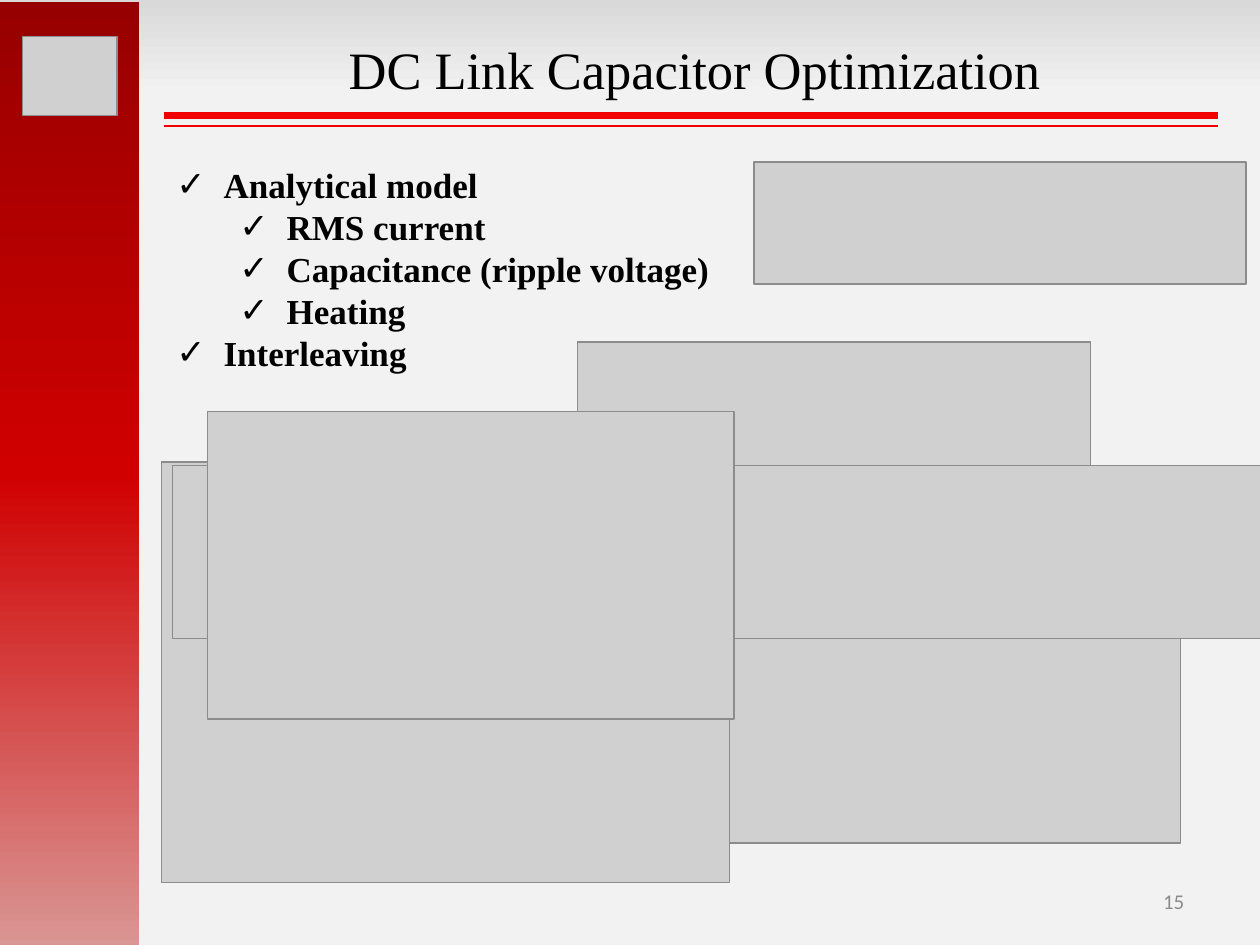
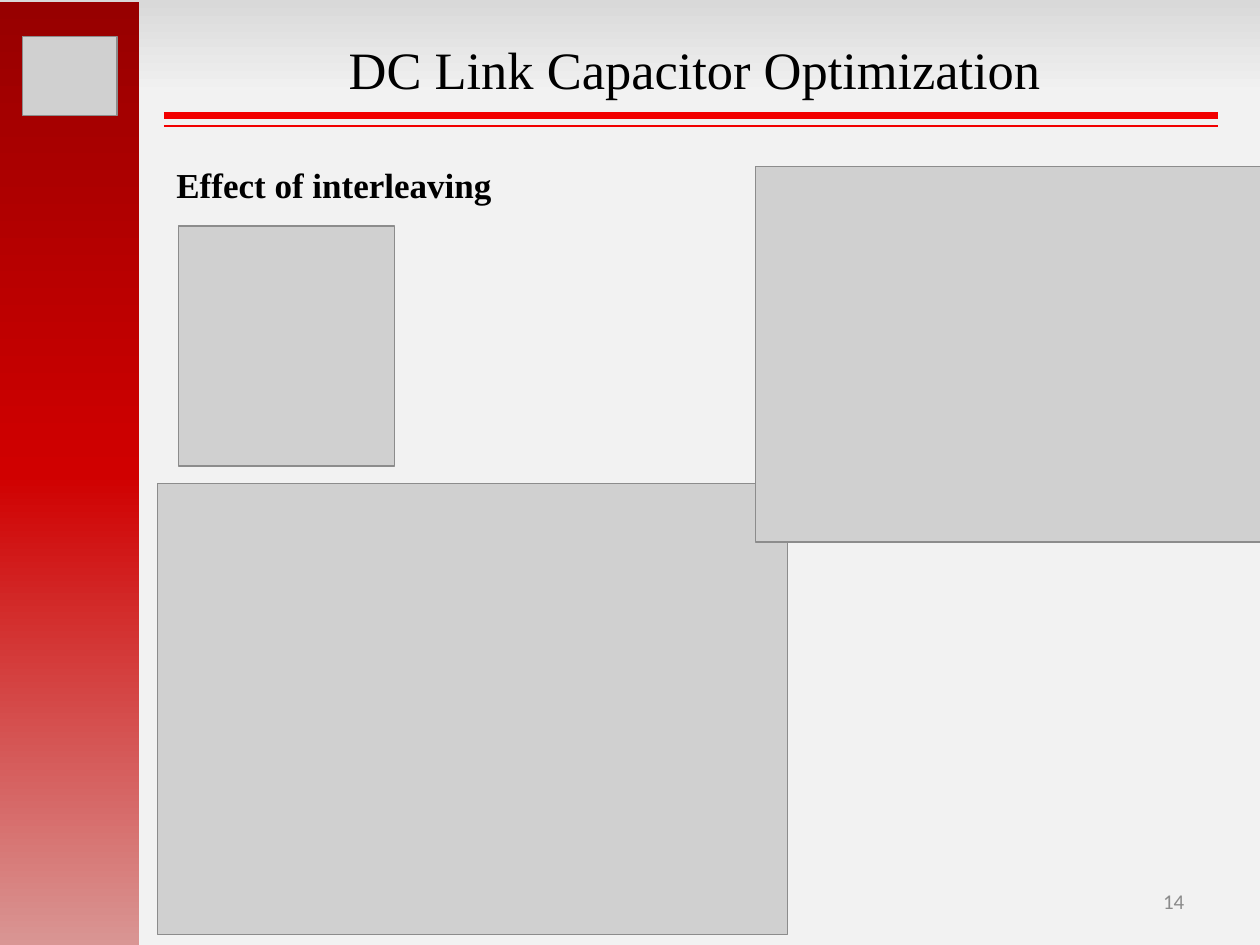
Before and after one commit to hakanpolat/IMMD, a slide deck: slide 14 of GRW2017/sunum/GRW2017_MesutUğur.pptx (slide 15 before the commit). Drawn at 1260x945 pixels with LibreOffice and Linux fonts; fonts in the diff are those of the drawing; grey boxes stand for pictures. Boxes give left, top, right and bottom in pixels: in the first picture for what was removed or moved away, otherwise in the second. Text is boxed around its words. In the diff, an @@ line names an element or a change of style, - is before the commit and + after.

```diff
--- a/GRW2017/sunum/GRW2017_MesutUğur.pptx
+++ b/GRW2017/sunum/GRW2017_MesutUğur.pptx
@@ text at box(176, 173, 491, 205): text changed @@
-✓ Analytical model
-  ✓ RMS current
-  ✓ Capacitance (ripple voltage)
-  ✓ Heating
-✓ Interleaving
+Effect of interleaving
@@ picture removed at box(753, 163, 1246, 285) @@
@@ picture: place and size @@
-picture at box(161, 462, 730, 883)
+picture at box(755, 166, 1260, 542)
@@ picture added at box(179, 226, 394, 465) @@
@@ picture removed at box(577, 341, 1090, 481) @@
@@ picture removed at box(208, 412, 735, 719) @@
@@ picture removed at box(173, 465, 1260, 639) @@
@@ picture: place and size @@
-picture at box(703, 501, 1181, 843)
+picture at box(158, 484, 788, 935)
@@ page number at box(1163, 895, 1184, 909): text changed @@
-15
+14
```
Also in this commit, not shown: 12 other slides changed, 1 slide removed.
